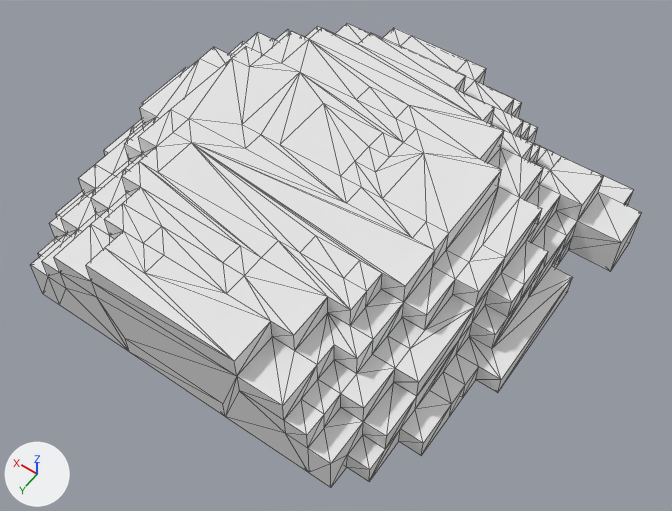
Before and after pictures for a commit that changed the OBJ model Assets/Arte/Dirt/Dirt_Ishape/Dirt_Ishape.obj.
Rendered twice from a 50 mm lens placed at (-1.65, 2.35, 3.2), pointed at (-0.22, 0.36, 0.07). Arrows for +X, +Y and +Z are at lower left; the lights stay in place. Mesh edges are drawn as thin lines. Where no turn or scale is listed for an object, it has been applied to the vertices. Vertices at the same position are counted once.

Script lines for the objects in view, before the commit:
```python
me_untitled = bpy.data.meshes.new('Untitled')
me_untitled.from_pydata(...)  # 515 vertices, 1022 faces; spans x -1.2..1.0, y -0.9..1.2, z 0.0..0.5
me_untitled.materials.append(mat_palette)  # white #e7e7e7
ob_untitled = bpy.data.objects.new('Untitled', me_untitled)
ob_untitled.location = (0.0, 0.0, 0.0)
```
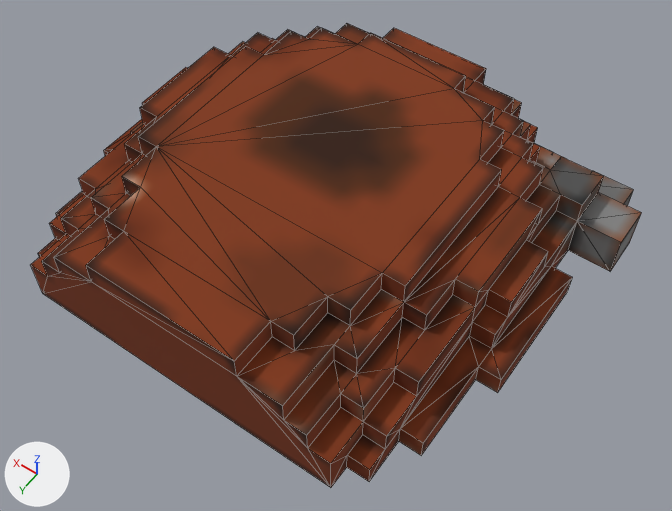
The newer file is also turned or shifted as a whole; pictures and numbers use the older file's frame.

Patch to the scene script:
```diff
--- a/Assets/Arte/Dirt/Dirt_Ishape/Dirt_Ishape.obj.py
+++ b/Assets/Arte/Dirt/Dirt_Ishape/Dirt_Ishape.obj.py
@@ img_dirt_ishape_texture_png @@
+img_dirt_ishape_texture_png = load_image('Dirt_Ishape_texture.png', 'Dirt_Ishape_texture.png', 35, 35, 'sRGB')
@@ mat_material_001 @@
+mat_material_001 = principled_material('Material.001')
+mat_material_001.texture = img_dirt_ishape_texture_png
+mat_material_001.roughness = 1.0
@@ me_untitled @@
 # used by ob_untitled; location = (0.0, 0.0, 0.0)
-me_untitled.from_pydata(...)  # 515 vertices, 1022 faces; spans x -1.2..1.0, y -0.9..1.2, z 0.0..0.5
+me_untitled.from_pydata(...)  # 330 vertices, 376 faces; spans x -1.2..1.0, y -0.9..1.2, z 0.0..0.5
+# me_untitled part 1: 185 vertices removed from x -1.1..1.0, y -0.9..1.2, z 0.0..0.5
+# me_untitled part 2: 39 faces spanning x -1.1..0.9, y -0.8..1.2, z 0.0..0.5 switch from mat_palette (white #e7e7e7) to mat_material_001 (picture img_dirt_ishape_texture_png)
```

What differs and where, as boxes [x1, y1, x2, y2] in the pictures (672 x 511 px):
part 1 of me_untitled, deleted
    before: [43, 28, 621, 488]
part 2 of me_untitled, recoloured (white to brown)
    both: [31, 33, 633, 487]
